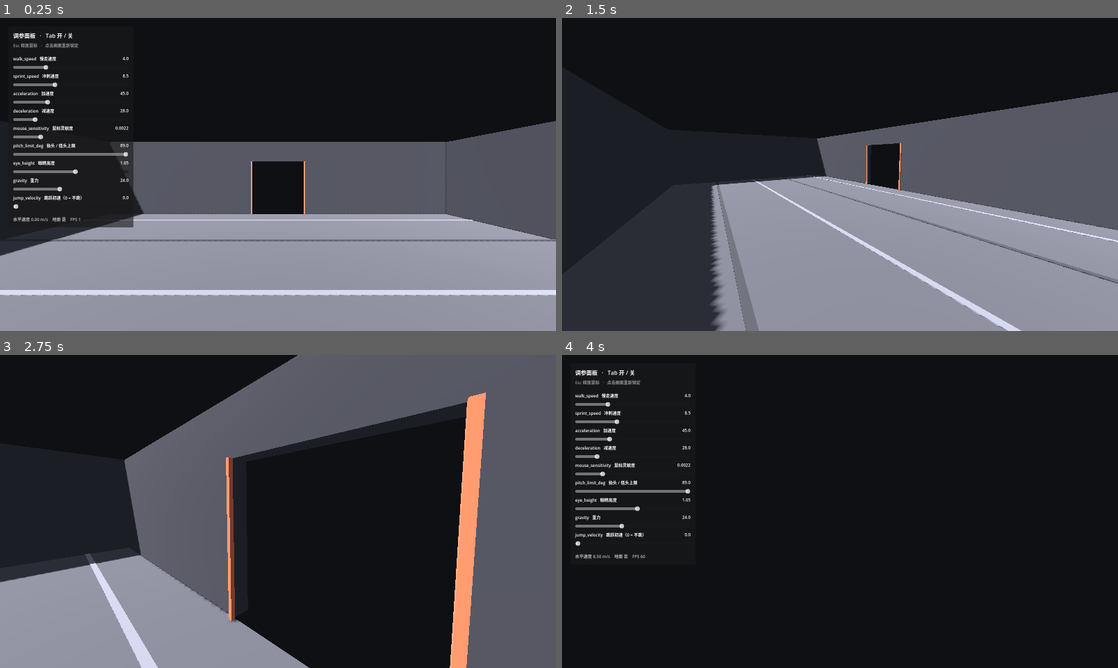
Above: before the commit, frames 1-4 (two rows, left to right).
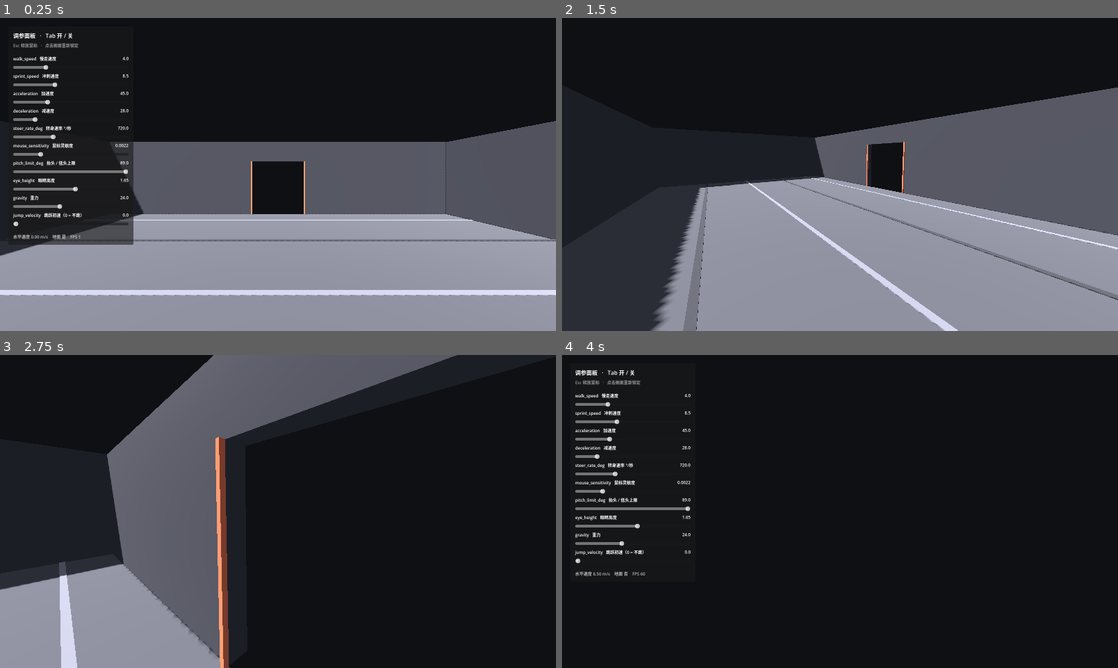
Above: after the commit, the same moments.

Repository: xMagElonx/pigman
Game: Godot game, scene res://scenes/main.tscn
The game is run twice, just before and just after one commit, with the same random seed, the same clock (stepped at 60 frames per second) and the same inputs.
Inputs (mouse positions are in pixels of both pictures, inside the frame that each line leads up to):
- Up to frame 1 (0.25 s): no input
- Up to frame 2 (1.5 s): tap Enter (ui_accept) at 0.5, 0.77 s; move the mouse to (962, 158) at 0.52 s; hold D (move_right) 0.53-1.28 s; hold Shift (sprint) 0.53-1.28 s; click (962, 158) at 0.67 s; move the mouse to (812, 174) at 1.27 s; hold W (move_forward) from 1.28 s (still down); tap Tab (toggle_panel) at 1.35 s
- Up to frame 3 (2.75 s): keep holding W (move_forward); tap Enter (ui_accept) at 1.52 s; move the mouse to (289, 505) at 2.02 s; hold Shift (sprint) from 2.03 s (still down)
- Up to frame 4 (4 s): move the mouse to (834, 517) at 2.77 s; release Shift (sprint) at 2.78 s; tap Tab (toggle_panel) at 2.85 s; tap Enter (ui_accept) at 3.02, 3.77 s; move the mouse to (1006, 558) at 3.52 s; release W (move_forward) at 3.53 s; hold A (move_left) from 3.53 s (still down); hold Shift (sprint) from 3.53 s (still down)

The runs differ from the first frame. In frame 1, 2.0% of the frame differs, in the area x 2-24%, y 34-73%; in frame 2, 8.3%; in frame 3, 33%, in the area x 0-100%, y 0-100%; in frame 4, 1.3%.

Commit message:
M1: 分离速度大小与方向，新增 steer_rate_deg（转向惯性）

Diff:
--- a/project.godot
+++ b/project.godot
@@ -1,6 +1,10 @@
-; PIGMAN — 第一人称灰盒原型
-; 阶段：v0.2 计划书的 M0（项目骨架）+ M1（移动手感）
-; 打开方式：Godot 4.x → 导入 → 选择本文件所在目录（PigMan/）
+; Engine configuration file.
+; It's best edited using the editor UI and not directly,
+; since the parameters that go here are not all obvious.
+;
+; Format:
+;   [section] ; section goes between []
+;   param=value ; assign values to parameters
 
 config_version=5
 
@@ -9,6 +13,7 @@
 config/name="PIGMAN"
 config/description="M0/M1：灰盒房间 + 第一人称移动 + 调参面板"
 run/main_scene="res://scenes/main.tscn"
+config/features=PackedStringArray("4.7")
 config/icon="res://icon.svg"
 
 [display]
@@ -18,5 +23,4 @@
 
 [rendering]
 
-renderer/rendering_method="forward_plus"
 anti_aliasing/quality/msaa_3d=1
--- a/scripts/main.gd
+++ b/scripts/main.gd
@@ -118,6 +118,7 @@
 		{"label": "sprint_speed   冲刺速度", "target": _player, "prop": "sprint_speed", "min": 1.0, "max": 22.0, "step": 0.1},
 		{"label": "acceleration   加速度", "target": _player, "prop": "acceleration", "min": 2.0, "max": 150.0, "step": 1.0},
 		{"label": "deceleration   减速度", "target": _player, "prop": "deceleration", "min": 2.0, "max": 150.0, "step": 1.0},
+		{"label": "steer_rate_deg   转身速率 °/秒", "target": _player, "prop": "steer_rate_deg", "min": 60.0, "max": 2000.0, "step": 10.0},
 		{"label": "mouse_sensitivity   鼠标灵敏度", "target": _player, "prop": "mouse_sensitivity", "min": 0.0005, "max": 0.008, "step": 0.0001},
 		{"label": "pitch_limit_deg   抬头 / 低头上限", "target": _player, "prop": "pitch_limit_deg", "min": 30.0, "max": 89.0, "step": 1.0},
 		{"label": "eye_height   眼睛高度", "target": _player, "prop": "eye_height", "min": 1.0, "max": 2.2, "step": 0.01},
--- a/scripts/player_controller.gd
+++ b/scripts/player_controller.gd
@@ -14,10 +14,16 @@
 @export var walk_speed := 4.0
 ## 冲刺速度。计划书 2.2 要求「高响应」，所以它应该明显更快。
 @export var sprint_speed := 8.5
-## 加速速率。越大越「硬」，越小越「滑」。
+## 加速速率。越大越「硬」，越小越「滑」。它只管「起步多快」。
 @export var acceleration := 45.0
 ## 松手后的减速速率。它比 acceleration 小，你就会有惯性。
 @export var deceleration := 28.0
+## 转身速率（度 / 秒）。它只管「方向转得多快」，和 acceleration 是两件事。
+## 分开之后，才能同时做到「按下立刻起步」+「转身被甩出去」——
+## 这两件事如果挤在 acceleration 里，就会互相打架。
+## 调大 = 指哪转哪（无惯性）；调小 = 转身要画个弧（有惯性）。
+## 720 ≈ 半秒转过 180°；2000 基本等于没有转向惯性。
+@export var steer_rate_deg := 720.0
 
 @export_group("视角")
 ## 鼠标灵敏度。等价于计划书里写的 turn_response。
@@ -82,11 +88,25 @@
 	# Godot 里 -Z 是前方，所以前进方向是 -basis.z
 	var b := global_transform.basis
 	var wish := b.x * input.x + b.z * input.y
+	var has_input := wish.length_squared() > 0.0001
 
 	var speed: float = sprint_speed if Input.is_action_pressed("sprint") else walk_speed
 	var horizontal := Vector3(velocity.x, 0.0, velocity.z)
-	var rate: float = acceleration if wish.length_squared() > 0.0001 else deceleration
-	horizontal = horizontal.move_toward(wish * speed, rate * delta)
+
+	if has_input:
+		# 方向与大小分开算，这样「起步快」和「转身慢」就不打架。
+		var wanted_dir := wish.normalized()
+		# 已经在动时，朝向取「当前速度方向」；从静止起步时才直接用输入方向。
+		var dir := horizontal.normalized() if horizontal.length() > 0.05 else wanted_dir
+		var max_turn := deg_to_rad(steer_rate_deg) * delta
+		var angle := dir.signed_angle_to(wanted_dir, Vector3.UP)
+		dir = dir.rotated(Vector3.UP, clampf(angle, -max_turn, max_turn))
+		var cur := move_toward(horizontal.length(), speed, acceleration * delta)
+		horizontal = dir * cur
+	else:
+		# 松手：方向不再改变（这是惯性的来源之一），只让速度衰减。
+		horizontal = horizontal.move_toward(Vector3.ZERO, deceleration * delta)
+
 	velocity.x = horizontal.x
 	velocity.z = horizontal.z
 
Not shown, changed: documents/godot-dev-plan-M0-M7.md
Not shown, changed: documents/m1-pre-registration.md
